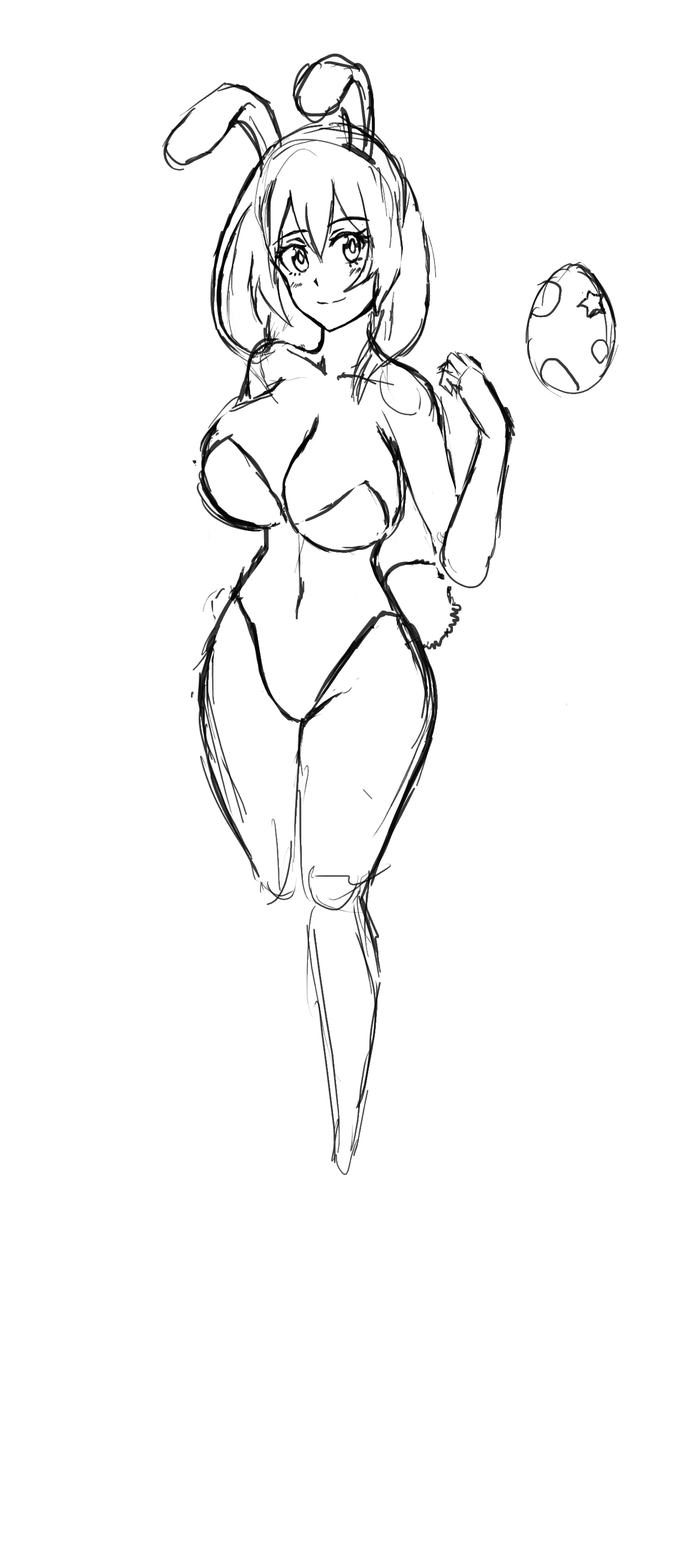
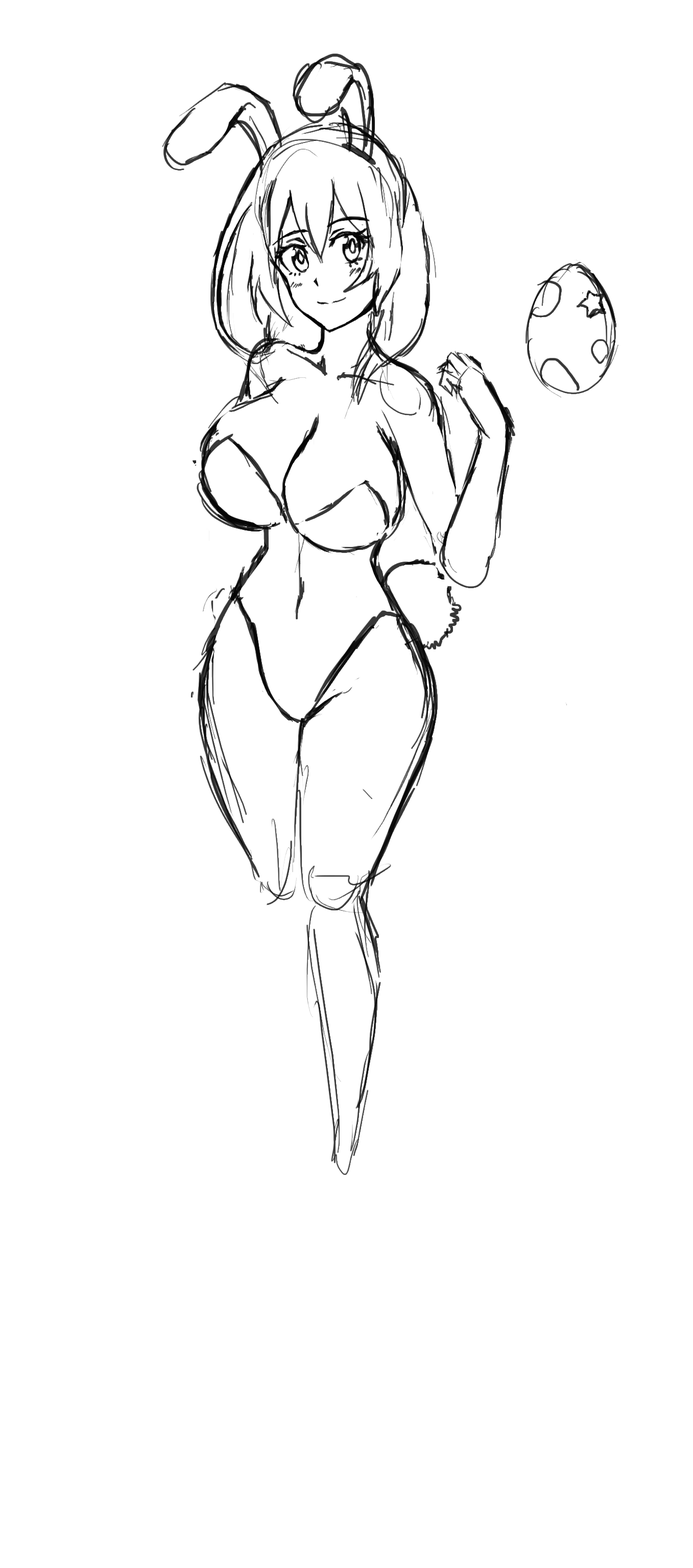
The second 693px x 1568px image is a revision of the first. Changes to its layers:
painted on "Layer 2" over [332, 234, 346, 246]
painted on "Layer 6" over [344, 349, 377, 419]
